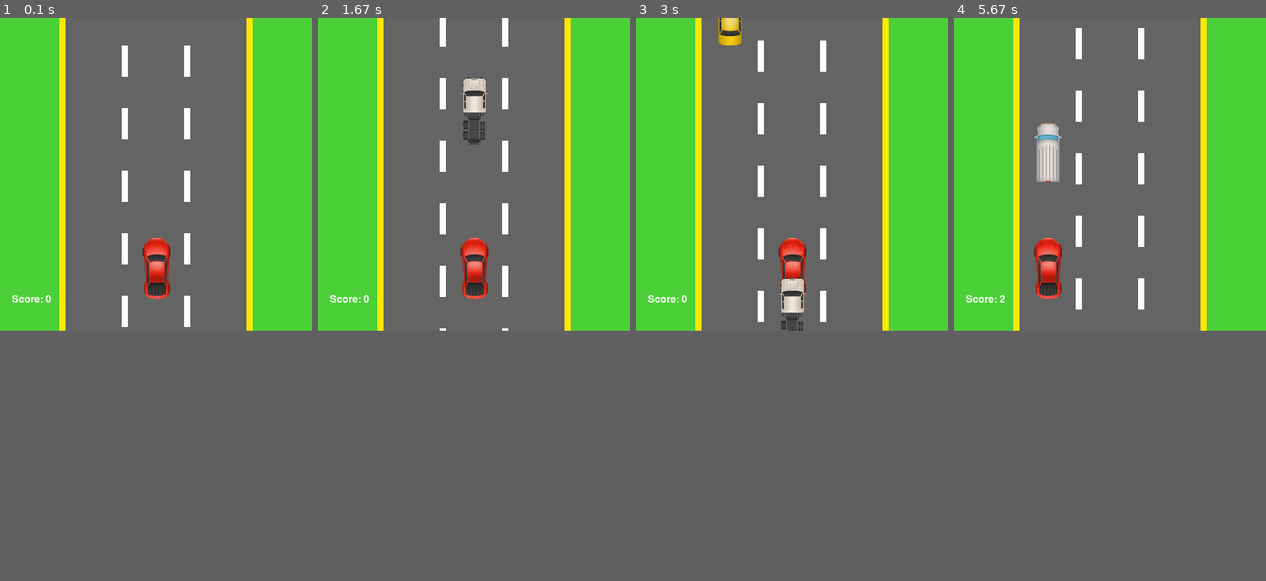
Above: before the commit, frames 1-4 (left to right).
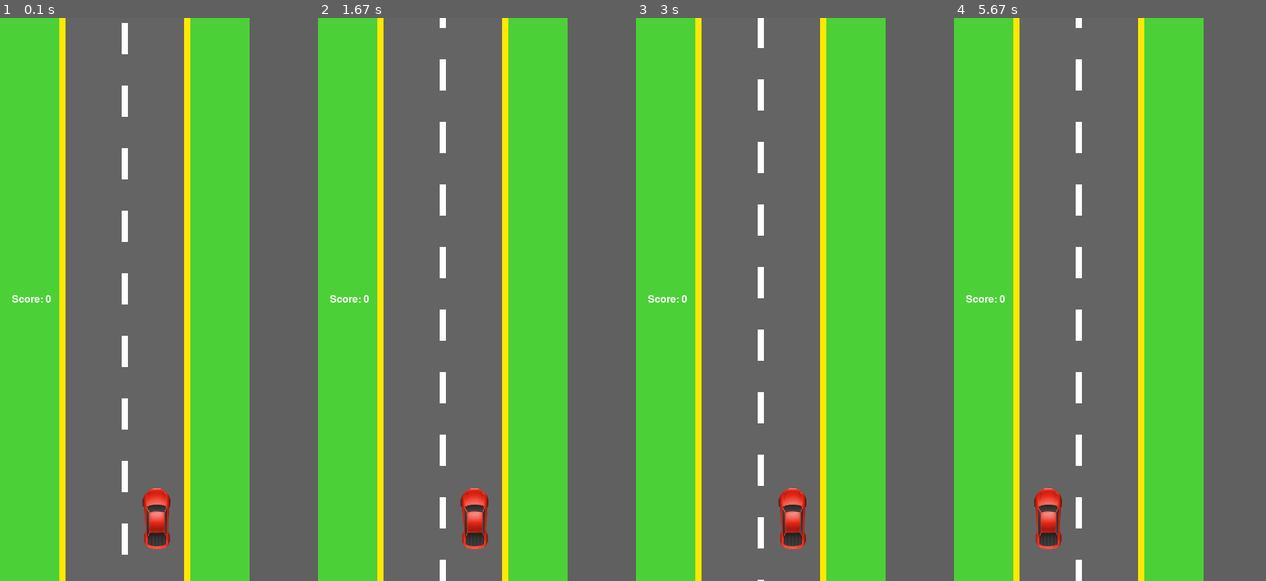
Above: after the commit, the same moments.

Repository: abhishekmshr956/Car-game-pygame
Game: pygame game, started from car_game.py
Two runs of this game, one before a commit and one after it. Both use one fixed random seed, a clock stepped at 60 frames per second and the inputs below.
Inputs:
- Up to frame 1 (0.1 s): no input
- Up to frame 2 (1.67 s): tap Enter at 0.33 s
- Up to frame 3 (3 s): hold Left 1.67-2.2 s; hold Left 2.23-2.63 s; hold Right from 2.67 s (still down)
- Up to frame 4 (5.67 s): release Right at 3.3 s; hold Left 3.33-3.8 s; hold Right 3.83-4.3 s; hold Right 4.33-4.8 s; hold Left 4.83-5.37 s; hold Left from 5.4 s (still down)
In our replay, the window is 500x500 before the commit and 400x900 after it. These sizes can differ from the game's own. Grey fills any space a smaller window leaves; there, only what the larger window draws over its background counts as a difference.

The runs differ from the first frame. In frame 1, 33% of the frame differs, in the area x 19-81%, y 0-100%; in frame 2, 33%; in frame 3, 33%; in frame 4, 34%, in the area x 14-81%, y 0-100%.

Commit message:
two lanes, long screen, music

Diff:
--- a/car_game.py
+++ b/car_game.py
@@ -5,8 +5,8 @@
 pygame.init()
 
 # create the window
-width = 500
-height = 500
+width = 400
+height = 900
 screen_size = (width, height)
 screen = pygame.display.set_mode(screen_size)
 pygame.display.set_caption('Car Game')
@@ -20,7 +20,8 @@
 
 # game settings
 gameover = False
-speed = 2
+speed_orig = 1
+speed = speed_orig
 score = 0
 
 # markers size
@@ -28,15 +29,16 @@
 marker_height = 50
 
 # road and edge markers
-road = (100, 0, 300, height)
+road = (100, 0, 200, height)
 left_edge_marker = (95, 0, marker_width, height)
-right_edge_marker = (395, 0, marker_width, height)
+right_edge_marker = (295, 0, marker_width, height)
 
 # x coordinates of Lanes
 left_lane = 150
-center_lane = 250
-right_lane = 350
-lanes = [left_lane, center_lane, right_lane]
+# center_lane = 250
+right_lane = 250
+# lanes = [left_lane, center_lane, right_lane]
+lanes = [left_lane, right_lane]
 
 # for animating movement of the Lane markers
 lane_marker_move_y = 0
@@ -63,7 +65,7 @@
 
 # player's starting coordinates
 player_x = 250
-player_y = 400
+player_y = height - 100
 
 # create the player's car
 player_group = pygame.sprite.Group()
@@ -84,10 +86,15 @@
 crash = pygame.image.load('images/crash.png')
 crash_rect = crash.get_rect()
 
+# music
+music = pygame.mixer.Sound('./audio/Tunnelvision.mp3')
+music.set_volume(1.0)
+music.play(loops=-1)
+
 
 # game Loop
 clock = pygame.time.Clock()
-fps = 120
+fps = 50
 running = True
 while running:
 
@@ -105,21 +112,21 @@
             elif event.key == K_RIGHT and player.rect.center[0] < right_lane:
                 player.rect.x += 100
 
-            ######### uncomment this part if you want to include side-on collision
-            # # chek if there's a side swipe collision after changing lanes
-            # for vehicle in vehicle_group:
-            #     if pygame.sprite.collide_rect(player, vehicle):
-
-            #         gameover = True
-
-            #         # place the player's car next to other vehicle
-            #         # and determine where to position the crash image
-            #         if event.key == K_LEFT:
-            #             player.rect.left = vehicle.rect.right
-            #             crash_rect.center = [player.rect.left, (player.rect.center[1] + vehicle.rect.center[1]) / 2]
-            #         elif event.key == K_RIGHT:
-            #             player.rect.right = vehicle.rect.left
-            #             crash_rect.center = [player.rect.right, (player.rect.center[1] + vehicle.rect.center[1]) / 2]
+            ######## uncomment this part if you want to include side-on collision
+            # chek if there's a side swipe collision after changing lanes
+            for vehicle in vehicle_group:
+                if pygame.sprite.collide_rect(player, vehicle):
+
+                    gameover = True
+
+                    # place the player's car next to other vehicle
+                    # and determine where to position the crash image
+                    if event.key == K_LEFT:
+                        player.rect.left = vehicle.rect.right
+                        crash_rect.center = [player.rect.left, (player.rect.center[1] + vehicle.rect.center[1]) / 2]
+                    elif event.key == K_RIGHT:
+                        player.rect.right = vehicle.rect.left
+                        crash_rect.center = [player.rect.right, (player.rect.center[1] + vehicle.rect.center[1]) / 2]
 
     # draw the grass
     screen.fill(green)
@@ -137,7 +144,7 @@
         lane_marker_move_y = 0
     for y in range(marker_height * -2, height, marker_height * 2):
         pygame.draw.rect(screen, white, (left_lane + 45, y + lane_marker_move_y, marker_width, marker_height))
-        pygame.draw.rect(screen, white, (center_lane + 45, y + lane_marker_move_y, marker_width, marker_height))
+        # pygame.draw.rect(screen, white, (right_lane + 45, y + lane_marker_move_y, marker_width, marker_height))
 
     # draw the player's car
     player_group.draw(screen)
@@ -187,11 +194,11 @@
     screen.blit(text, text_rect)
 
 
-    ######### uncomment this part if you want to include head-on collision
-    # # chekc if there's a head on collision
-    # if pygame.sprite.spritecollide(player, vehicle_group, True):
-    #     gameover = True
-    #     crash_rect.center = [player.rect.center[0], player.rect.top]
+    ######## uncomment this part if you want to include head-on collision
+    # check if there's a head on collision
+    if pygame.sprite.spritecollide(player, vehicle_group, True):
+        gameover = True
+        crash_rect.center = [player.rect.center[0], player.rect.top]
 
     # display game over
     if gameover:
@@ -223,7 +230,7 @@
                 if event.key == K_y:
                     # reset the game
                     gameover = False
-                    speed = 2
+                    speed = speed_orig
                     score = 0
                     vehicle_group.empty()
                     player.rect.center = [player_x, player_y]
Not shown, added: audio/Tunnelvision.mp3
